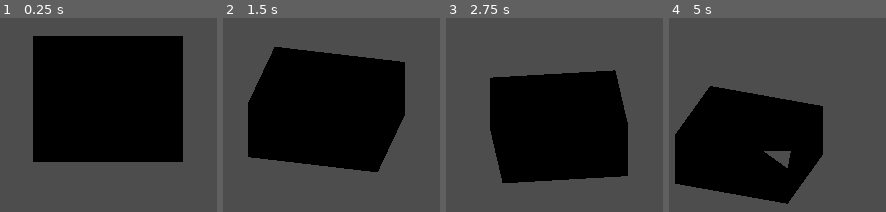
Above: before the commit, frames 1-4 (left to right).
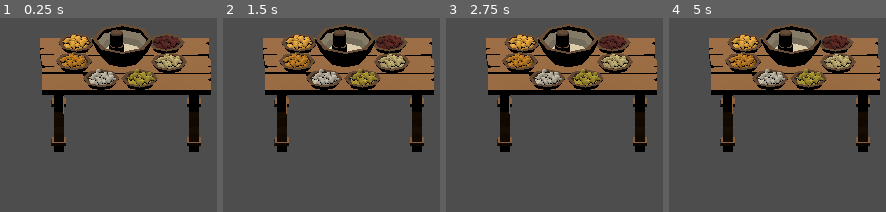
Above: after the commit, the same moments.

Repository: feeldacy/gameSeed-jamu
Game: Godot game, scene res://perspective cam.tscn
The game is run twice, just before and just after one commit, with the same random seed, the same clock (stepped at 60 frames per second) and the same inputs. The project has no main scene, so this scene is started directly.
Inputs (mouse positions are in pixels of both pictures, inside the frame that each line leads up to):
- Up to frame 1 (0.25 s): no input
- Up to frame 2 (1.5 s): tap Enter at 0.5 s; move the mouse to (390, 109) at 0.52 s; hold Mouse wheel down (mouse_wheel_down) 0.53-1.28 s; hold Up (ui_up) from 0.53 s (still down); move the mouse to (305, 113) at 1.27 s; tap Mouse wheel up (mouse_wheel_up) at 1.35 s
- Up to frame 3 (2.75 s): keep holding Up (ui_up); move the mouse to (589, 103) at 2.02 s; hold Mouse wheel down (mouse_wheel_down) from 2.03 s (still down)
- Up to frame 4 (5 s): keep holding Up (ui_up); move the mouse to (781, 118) at 2.77 s; release Mouse wheel down (mouse_wheel_down) at 2.78 s; tap Mouse wheel up (mouse_wheel_up) at 2.85, 4.35 s; move the mouse to (851, 116) at 3.52 s; hold Mouse wheel down (mouse_wheel_down) 3.53-4.28 s; move the mouse to (731, 105) at 4.27 s

The runs differ from the first frame. In frame 1, 45% of the frame differs, in the area x 15-98%, y 3-75%; in frame 2, 46%; in frame 3, 49%; in frame 4, 54%, in the area x 2-98%, y 3-96%.

Commit message:
add: table

Diff:
--- a/perspective cam.tscn
+++ b/perspective cam.tscn
@@ -1,11 +1,23 @@
 [gd_scene format=3 uid="uid://yle6njxkyxve"]
 
 [ext_resource type="PackedScene" uid="uid://sbdojsieqblf" path="res://isometric_camera.tscn" id="1_kshh1"]
+[ext_resource type="PackedScene" uid="uid://bhpvuvhx8k7xk" path="res://menumbuk_v2.fbx" id="2_sp888"]
 
-[node name="World" type="Node3D" unique_id=1179933088]
-
-[node name="CSGBox3D" type="CSGBox3D" parent="." unique_id=169613310]
-transform = Transform3D(1, 0, 0, 0, 2.5799549, 0, 0, 0, 1, -0.52246094, 1.0421304, -0.3302002)
-size = Vector3(5.3476563, 0.95892334, 4.6916504)
+[node name="Kitchen" type="Node3D" unique_id=1179933088]
 
 [node name="cameraPivot" parent="." unique_id=1032786524 instance=ExtResource("1_kshh1")]
+transform = Transform3D(1, 0, 0, 0, 1, 0, 0, 0, 1, 0, 0, -2.8507404)
+visible = false
+script = null
+
+[node name="DirectionalLight3D" type="DirectionalLight3D" parent="." unique_id=804752254]
+transform = Transform3D(1, 0, 0, 0, 0.0019896773, 0.99999803, 0, -0.99999803, 0.0019896773, 0, 5.9594064, 0)
+light_color = Color(0.8130887, 0.890542, 1, 1)
+
+[node name="menumbuk_v2" parent="." unique_id=1183545009 instance=ExtResource("2_sp888")]
+transform = Transform3D(1, 0, 0, 0, 1, 0, 0, 0, 1, -11.612167, 0, 0)
+
+[node name="Camera3D" type="Camera3D" parent="." unique_id=391208411]
+transform = Transform3D(1, 0, 0, 0, 0.9063078, 0.4226183, 0, -0.4226183, 0.9063078, 0, 6.6313653, 2.699695)
+projection = 1
+size = 5.0
Binary file added: menumbuk.fbx
Not shown, added: menumbuk.fbx.import
Binary file added: menumbuk_v2.fbx
Not shown, added: menumbuk_v2.fbx.import
